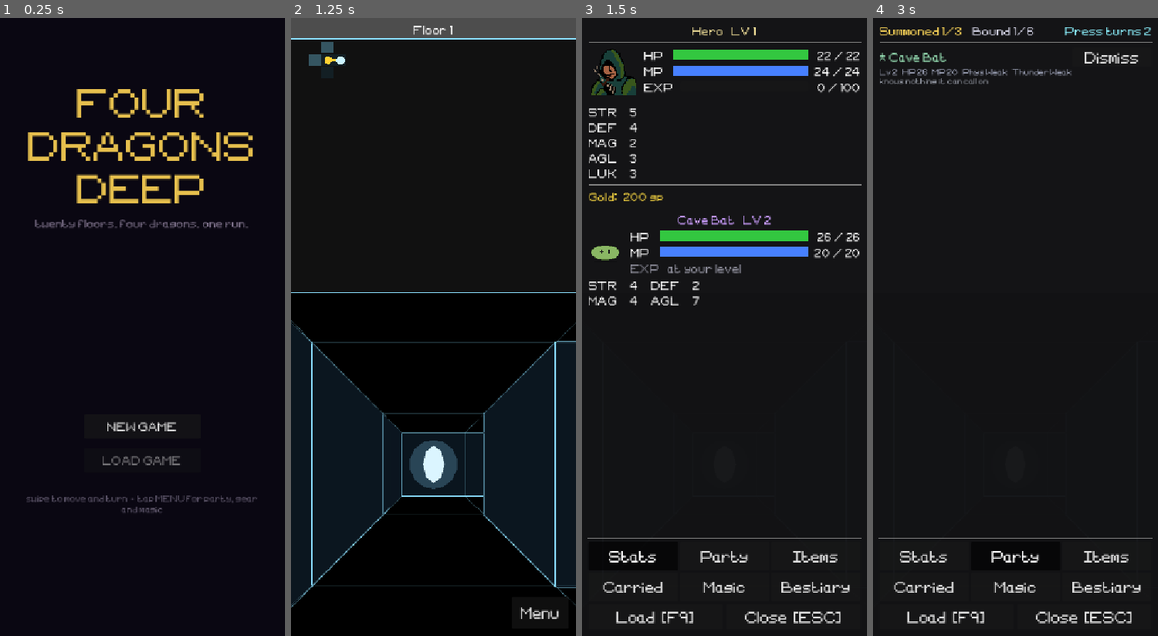
Above: before the commit, frames 1-4 (left to right).
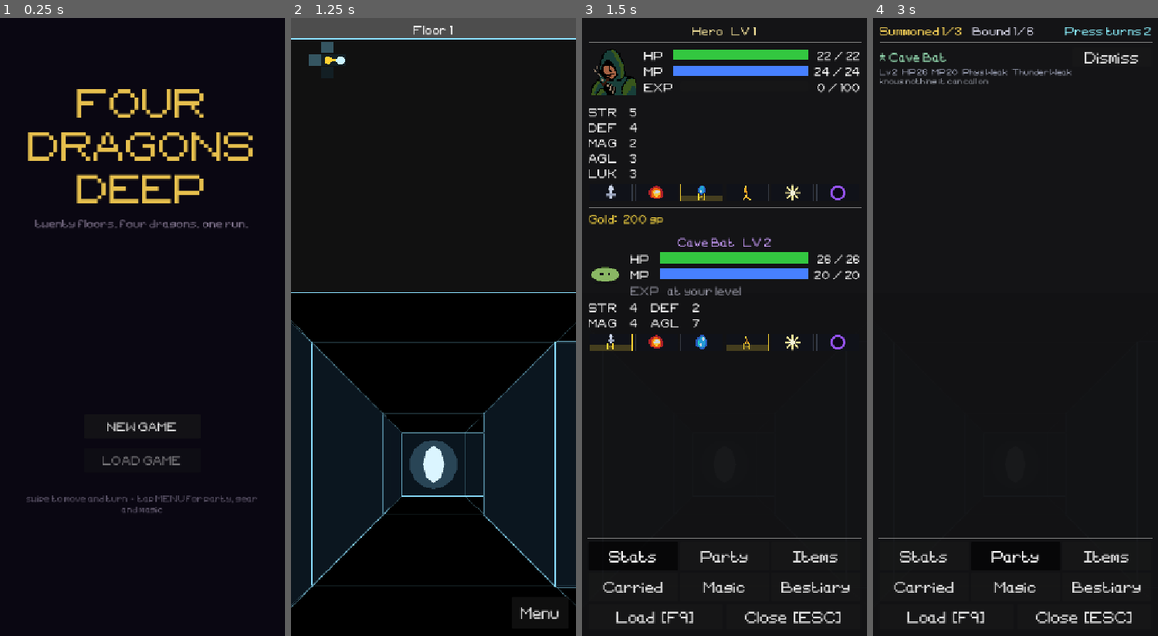
Above: after the commit, the same moments.

Repository: tausiftt5238/four-dragons-deep
Game: Godot game, scene res://scenes/title.tscn
Two runs of this game, one before a commit and one after it. Both use one fixed random seed, a clock stepped at 60 frames per second and the inputs below.
Inputs:
- Up to frame 1 (0.25 s): no input
- Up to frame 2 (1.25 s): click "NEW GAME" at 0.5 s
- Up to frame 3 (1.5 s): click "Menu" at 1.25 s
- Up to frame 4 (3 s): click "Stats" at 2 s; click "Party" at 2.75 s

Frames 1-2 are identical in both runs. In frame 3, 7.6% of the frame differs, in the area x 2-99%, y 26-54%; in frame 4, nothing differs.

Commit message:
scrolls shelve by element, gear leaves the Items tab, and the Stats tab shows affinity charts
- Orb > Scrolls uses the same collapsible shelves as Gear: Fire, Ice,
  Thunder, Light, Dark, Healing, Support.
- Menu > Items lists consumables and scrolls only; weapons, armour and
  trinkets are on the Carried tab.
- Menu > Stats draws the battle's affinity chart under the detective (gear
  included) and under each active demon. AffinityChart now takes any
  CharacterSheet, or a snapshot of one for a demon built only to be read.

Co-Authored-By: Claude Opus 5.5 <noreply@anthropic.com>
Claude-Session: https://claude.ai/code/session_01ELZ4VLfjEDYgo7tACjR4Rw

Diff:
--- a/scripts/ui/affinity_chart.gd
+++ b/scripts/ui/affinity_chart.gd
@@ -28,7 +28,18 @@
 # being able to tell to what, which is the only thing the chart is for.
 const ROW_HEIGHT: float = 34.0
 
-var foe: Enemy = null
+var foe: CharacterSheet = null
+# element -> state, read instead of `foe` when set. A menu builds a bound demon
+# only long enough to read it, so it hands over the answers rather than the
+# demon.
+var states: Dictionary = {}
+
+
+static func snapshot(sheet: CharacterSheet) -> AffinityChart:
+	var chart: AffinityChart = AffinityChart.new()
+	for element: String in SLOTS:
+		chart.states[element] = sheet.affinity_of(element)
+	return chart
 
 static var _tex: Dictionary = {}
 
@@ -60,7 +71,7 @@
 
 
 func _draw() -> void:
-	if foe == null or size.x <= 0.0:
+	if (foe == null and states.is_empty()) or size.x <= 0.0:
 		return
 	var slot_w: float = size.x / float(SLOTS.size())
 	var pad: float = clampf(slot_w * 0.08, 1.0, 3.0)
@@ -69,7 +80,8 @@
 
 	for i: int in range(SLOTS.size()):
 		var element: String = SLOTS[i]
-		var state: String = foe.affinity_of(element)
+		var state: String = states.get(element, Affinity.NORMAL) as String \
+				if not states.is_empty() else foe.affinity_of(element)
 		var mark: String = mark_for(state)
 		var at: Rect2 = Rect2(float(i) * slot_w + pad, 1.0, box_w, box_h)
 		_draw_slot(at, element, state, mark)
--- a/scripts/ui/menu_tab_items.gd
+++ b/scripts/ui/menu_tab_items.gd
@@ -39,20 +39,27 @@
 
 	_m._content.add_child(HSeparator.new())
 
-	if _m.player.inventory.is_empty():
+	var has_any: bool = false
+	for item: Dictionary in _m.player.inventory:
+		if not (item.get("type", "") in ["weapon", "armor", "accessory"]):
+			has_any = true
+			break
+	if not has_any:
 		SlotList.new(_m._content).add_note("Your pack is empty.")
 		return
 
-	# One shelf per kind, in the order the pack is sorted into. Anything of a
-	# kind not named here still lists, under Other, rather than vanishing.
-	var shelves: Array[Array] = [["consumable", "Consumables"], ["scroll", "Scrolls"],
-			["weapon", "Weapons"], ["armor", "Armour"], ["accessory", "Trinkets"]]
+	# One shelf per kind. Weapons, armour and trinkets live on the Carried tab,
+	# where they can be compared against what is worn, so they are left out
+	# here. Anything of a kind not named still lists, under Other.
+	var shelves: Array[Array] = [["consumable", "Consumables"], ["scroll", "Scrolls"]]
 	var by_type: Dictionary = {}
 	var other: Array = []
 	for shelf: Array in shelves:
 		by_type[shelf[0]] = []
 	for item: Dictionary in _m.player.inventory:
 		var kind: String = item.get("type", "") as String
+		if kind in ["weapon", "armor", "accessory"]:
+			continue
 		if by_type.has(kind):
 			(by_type[kind] as Array).append(item["id"] as String)
 		else:
--- a/scripts/ui/menu_tab_stats.gd
+++ b/scripts/ui/menu_tab_stats.gd
@@ -48,6 +48,10 @@
 	_add_stat_row(grid, "MAG", p.mag, p.effective_mag())
 	_add_stat_row(grid, "AGL", p.agl, p.effective_agl())
 	_add_stat_row(grid, "LUK", p.luk, p.effective_luk())
+
+	# What he takes from each line, gear included — the same chart a demon gets
+	# in a fight once it has been read.
+	_m._content.add_child(AffinityChart.snapshot(p))
 
 	_m._content.add_child(HSeparator.new())
 
@@ -122,6 +126,7 @@
 			["MAG", demon.mag], ["AGL", demon.agl]]:
 		_add_stat_row(grid, pair[0] as String, int(pair[1]), int(pair[1]))
 
+	_m._content.add_child(AffinityChart.snapshot(demon))
 	demon.free()
 
 
--- a/scripts/ui/orb_ui.gd
+++ b/scripts/ui/orb_ui.gd
@@ -447,7 +447,31 @@
 	if stock.is_empty():
 		SlotList.new(_content).add_note("Nothing here you have not already been taught.")
 		return
-	SlotList.paged(_content, _page, "scrolls", stock, _buy_offer, _refresh)
+	SlotList.sections(_content, _page, "scrolls", scroll_groups(stock), _buy_offer)
+
+
+# One shelf per element the scroll teaches, then healing, then everything that
+# moves a stage, lays an ailment or clears one.
+static func scroll_groups(scrolls: Array) -> Array:
+	var order: Array[String] = ["fire", "ice", "thunder", "light", "dark"]
+	var by_key: Dictionary = {heal = [], support = []}
+	for element: String in order:
+		by_key[element] = []
+	for scroll: Variant in scrolls:
+		var data: Dictionary = Spell.get_data((scroll as Dictionary).get("teaches", "") as String)
+		var element: String = data.get("element", "") as String
+		if by_key.has(element):
+			(by_key[element] as Array).append(scroll)
+		elif data.get("type", "") == "heal":
+			(by_key["heal"] as Array).append(scroll)
+		else:
+			(by_key["support"] as Array).append(scroll)
+	var out: Array = []
+	for element: String in order:
+		out.append({title = Affinity.element_name(element), entries = by_key[element]})
+	out.append({title = "Healing", entries = by_key["heal"]})
+	out.append({title = "Support", entries = by_key["support"]})
+	return out
 
 
 func _buy_offer(list: SlotList, item: Variant) -> void:
